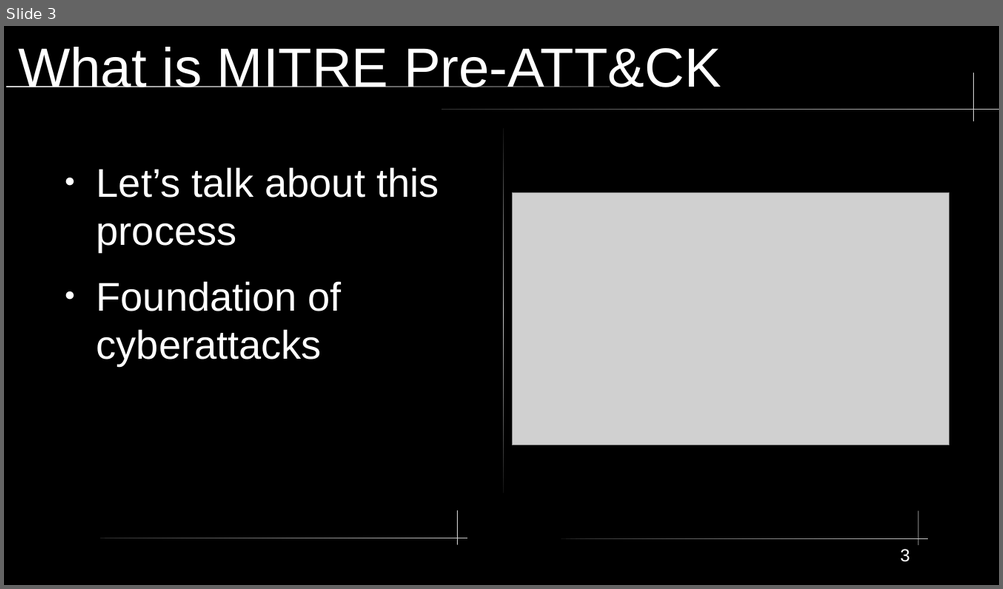
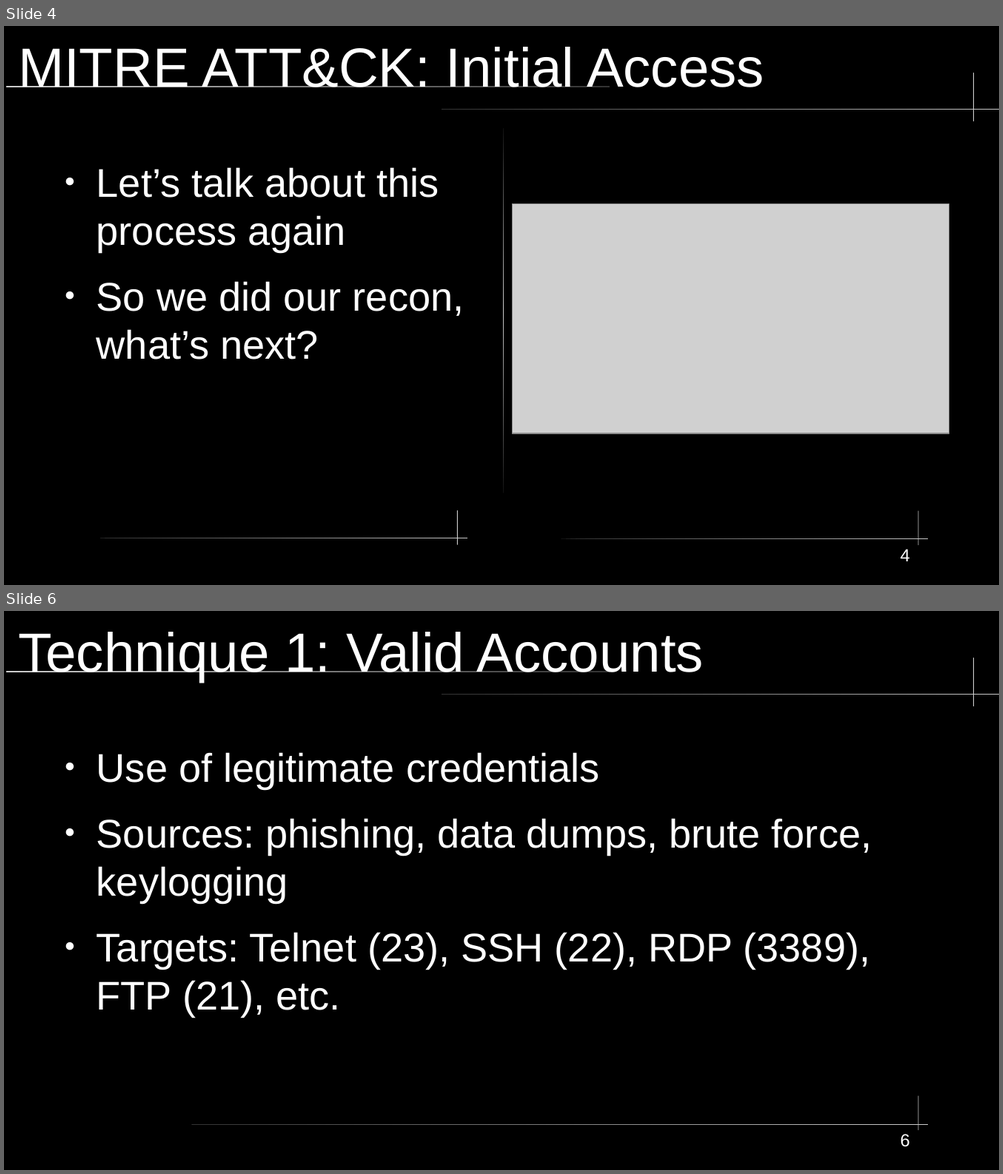
Before and after one commit to xXxSpicyBoiiixXx/COMPSFI-212, a slide deck: Cyber-Chapters/Chapter-2/Chapter2.odp. Shown one above the other, each under a label of ours: slide 3 before the commit, slides 4 and 6 after it; the slides between them are not shown. The pictures are 1003x589 and 1003x1174 pixels, drawn with LibreOffice and Linux fonts; fonts in the diff are those of the drawing; grey boxes stand for pictures. Boxes give left, top, right and bottom in pixels: in the first picture for what was removed or moved away, otherwise in the second. Text is boxed around its words. In the diff, an @@ line names an element or a change of style, - is before the commit and + after.

```diff
--- a/Cyber-Chapters/Chapter-2/Chapter2.odp
+++ b/Cyber-Chapters/Chapter-2/Chapter2.odp
@@ slide 6 added at (4, 611, 999, 1170), background #000000; not listed: 4 template elements that a slide beside it also shows @@
@@ title added at (18, 632, 703, 682), 44 pt, text #FFFFFF @@
+Technique 1: Valid Accounts
@@ text added at (96, 752, 871, 1017), 32 pt, text #FFFFFF @@
+● Use of legitimate credentials
+● Sources: phishing, data dumps, brute force, keylogging
+● Targets: Telnet (23), SSH (22), RDP (3389), FTP (21), etc.
@@ rounded rectangle added at (192, 1125, 928, 1125), fill gradient #333333 to #CCCCCC @@
@@ page number added at (900, 1134, 910, 1147), 14 pt, text #FFFFFF @@
+6
@@ what was slide 3 is now slide 4 @@
@@ slide 4 changed as well @@
@@ title at (18, 47, 764, 87): text changed @@
-What is MITRE Pre-ATT&CK
+MITRE ATT&CK: Initial Access
@@ text at (96, 167, 464, 360): text changed @@
-● Let’s talk about this process
-● Foundation of cyberattacks
+● Let’s talk about this process again
+● So we did our recon, what’s next?
@@ picture: place and size @@
-picture at (512, 193, 949, 446)
+picture at (512, 204, 949, 434)
@@ page number at (900, 549, 910, 562): text changed @@
-3
+4
```
Also in this commit, not shown: 1 other slide changed, 15 other slides added, 19 slides removed, 10 other files.
